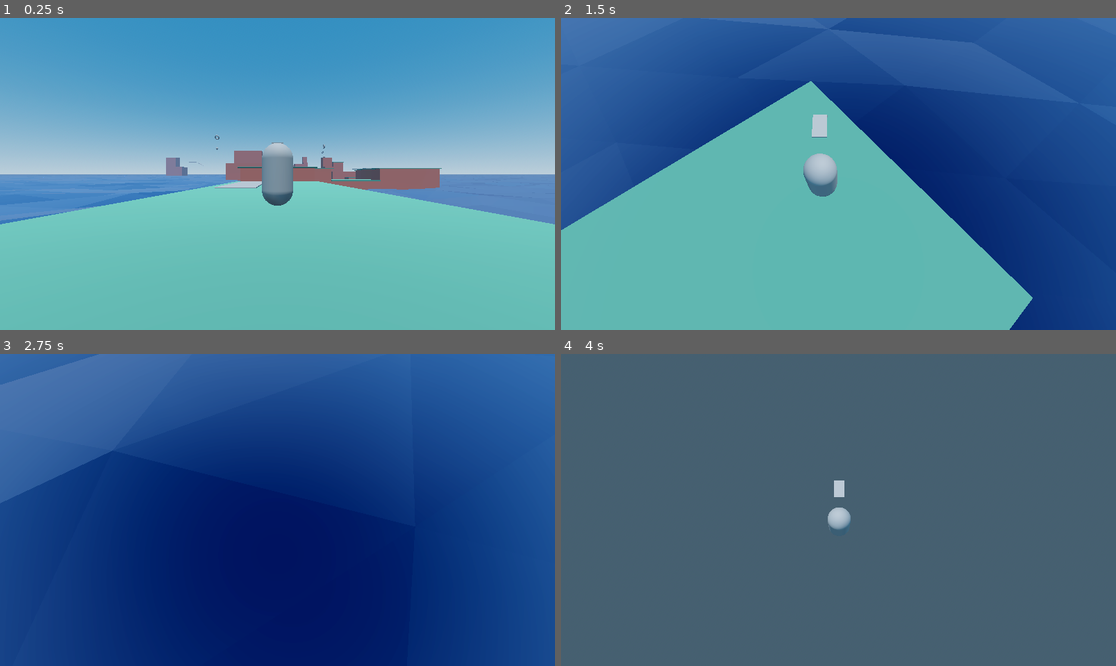
Above: before the commit, frames 1-4 (two rows, left to right).
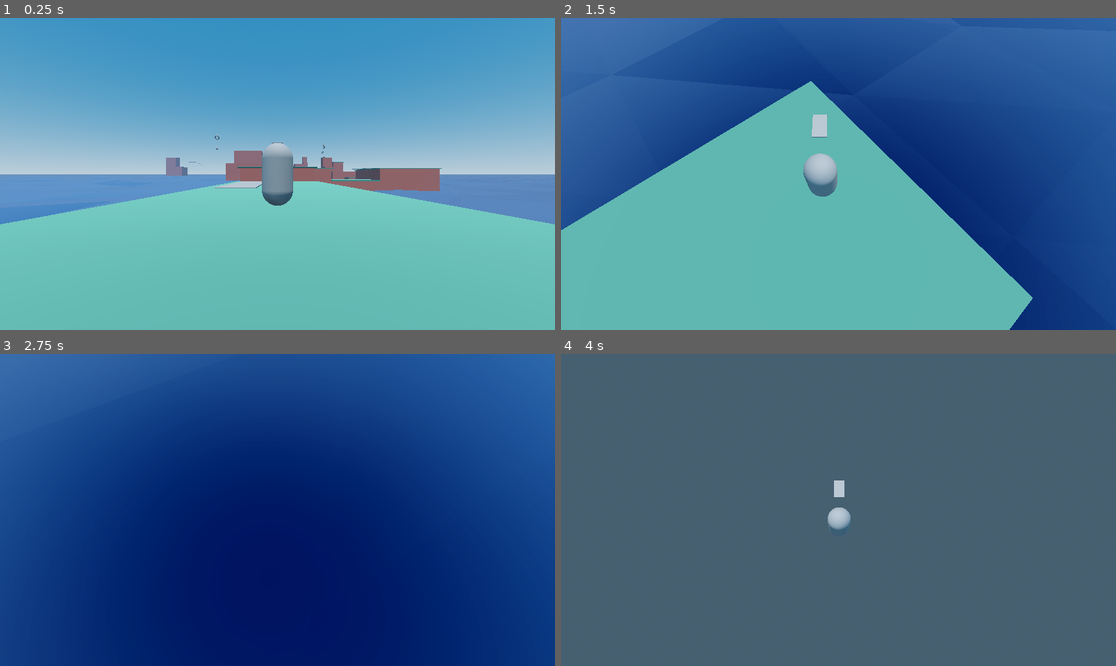
Above: after the commit, the same moments.

Repository: Nigel-Karunaratne/3DPlatformer_Godot4
Game: Godot game, scene res://level_scenes/ocean_1.tscn
Same seed, same stepped clock (60 frames per second), same inputs: the game is played once before the commit and once after it. The project has no main scene, so this scene is started directly.
Inputs (mouse positions are in pixels of both pictures, inside the frame that each line leads up to):
- Up to frame 1 (0.25 s): no input
- Up to frame 2 (1.5 s): tap Enter at 0.5 s; move the mouse to (866, 174) at 0.52 s; hold W (move_forward) from 0.53 s (still down); tap R at 0.6 s; tap Space (jump) at 0.77 s; move the mouse to (810, 174) at 1.27 s; tap T at 1.35 s
- Up to frame 3 (2.75 s): keep holding W (move_forward); tap Space (jump) at 1.52 s; move the mouse to (288, 503) at 2.02 s; hold F from 2.03 s (still down)
- Up to frame 4 (4 s): keep holding W (move_forward); move the mouse to (832, 516) at 2.77 s; release F at 2.78 s; tap R at 2.85 s; tap Space (jump) at 3.02, 3.77 s; move the mouse to (877, 513) at 3.52 s; tap T at 3.6 s

The runs differ from the first frame. In frame 1, 0.7% of the frame differs, in the area x 0-99%, y 50-64%; in frame 2, 0.1%; in frame 3, 4.0%, in the area x 0-31%, y 0-40%; in frame 4, nothing differs.

Commit message:
Updated look of water

Diff:
--- a/level_scenes/ocean_1.tscn
+++ b/level_scenes/ocean_1.tscn
@@ -20,12 +20,17 @@
 [ext_resource type="PackedScene" uid="uid://yb1c3quvku8c" path="res://models/ocean/O_SPlatform11.glb" id="18_pkd76"]
 [ext_resource type="Material" uid="uid://cxikbsb8hs10" path="res://materials/ocean/ocean_water.tres" id="19_mt5vj"]
 [ext_resource type="PackedScene" uid="uid://c3s5x1ncctc6w" path="res://models/ocean/O_SPlatform12.glb" id="19_svoms"]
+[ext_resource type="Material" uid="uid://pjfvdacgmy86" path="res://materials/ocean/ocean_water_static.tres" id="21_gqil8"]
 
 [sub_resource type="PlaneMesh" id="PlaneMesh_tg6k4"]
 material = ExtResource("19_mt5vj")
-size = Vector2(2000, 2000)
-subdivide_width = 300
-subdivide_depth = 300
+size = Vector2(1500, 1500)
+subdivide_width = 150
+subdivide_depth = 150
+
+[sub_resource type="PlaneMesh" id="PlaneMesh_wun0w"]
+material = ExtResource("21_gqil8")
+size = Vector2(5000, 5000)
 
 [node name="Node3D" type="Node3D"]
 
@@ -165,5 +170,9 @@
 transform = Transform3D(1, 0, 0, 0, 0.258819, 0.965926, 0, -0.965926, 0.258819, 0, 7, 0)
 
 [node name="WaterPlaneMesh" type="MeshInstance3D" parent="."]
-transform = Transform3D(1, 0, 0, 0, 1, 0, 0, 0, 1, 0, -2, 0)
+transform = Transform3D(1, 0, 0, 0, 1, 0, 0, 0, 1, 0, -2, -176)
 mesh = SubResource("PlaneMesh_tg6k4")
+
+[node name="WaterPlaneMeshStatic" type="MeshInstance3D" parent="."]
+transform = Transform3D(1, 0, 0, 0, 1, 0, 0, 0, 1, 0, -4.5, 0)
+mesh = SubResource("PlaneMesh_wun0w")
--- a/materials/ocean/ocean_water.tres
+++ b/materials/ocean/ocean_water.tres
@@ -5,7 +5,7 @@
 [resource]
 render_priority = 0
 shader = ExtResource("1_4iwyn")
-shader_parameter/out_color = Color(0, 0.35, 1, 1)
+shader_parameter/out_color = Color(0, 0.34902, 1, 1)
 shader_parameter/metallic = 0.6
 shader_parameter/specular = 0.5
 shader_parameter/roughness = 0.2
--- /dev/null
+++ b/materials/ocean/ocean_water_static.tres
@@ -0,0 +1,6 @@
+[gd_resource type="StandardMaterial3D" format=3 uid="uid://pjfvdacgmy86"]
+
+[resource]
+albedo_color = Color(0, 0.301961, 0.870588, 1)
+metallic = 0.6
+roughness = 0.2
Not shown: 1 places in level_scenes/ocean_1.tscn that only renumber resources
